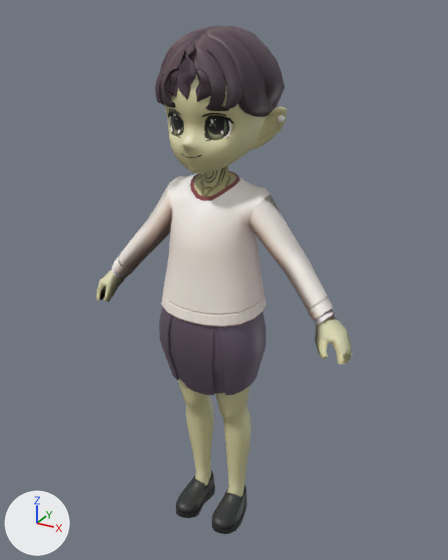
An edit to the FBX model assets/models/MiladyTshirt/model.fbx, drawn before and after from the same camera.
The view is the same before and after, from a 50 mm camera at (1.19, -2.11, 2.28) aimed at (0.0, 0.04, 1.2). The lights are fixed; the arrows at lower left show +X, +Y and +Z. Where no turn or scale is listed for an object, it has been applied to the vertices. Vertices at the same position are counted once.

The older version as bpy lines, for what is in view:
```python
me_body_36338mesh_001 = bpy.data.meshes.new('Body_36338mesh.001')
me_body_36338mesh_001.from_pydata(...)  # 24 vertices, 22 faces; spans x -0.136..0.13, y -0.016..0.039, z 1.912..1.997
me_body_36338mesh_001.materials.append(mat_skin)  # picture img_image_0_png
me_body_36338mesh_002 = bpy.data.meshes.new('Body_36338mesh.002')
me_body_36338mesh_002.from_pydata(...)  # 3448 vertices, 6089 faces; spans x -0.61..0.61, y -0.14..0.36, z 0.01..2.22
# faces by material slot: [28, 6061]
me_body_36338mesh_002.materials.append(mat_mouth)  # picture img_mouth_png
me_body_36338mesh_002.materials.append(mat_skin)  # picture img_image_0_png
ob_body_36338 = bpy.data.objects.new('Body_36338', me_body_36338mesh_002)
ob_body_36338.location = (0.003, -0.106, -0.003)
ob_body_36338_001 = bpy.data.objects.new('Body_36338.001', me_body_36338mesh_001)
ob_body_36338_001.location = (0.005, -0.169, -0.07)
```
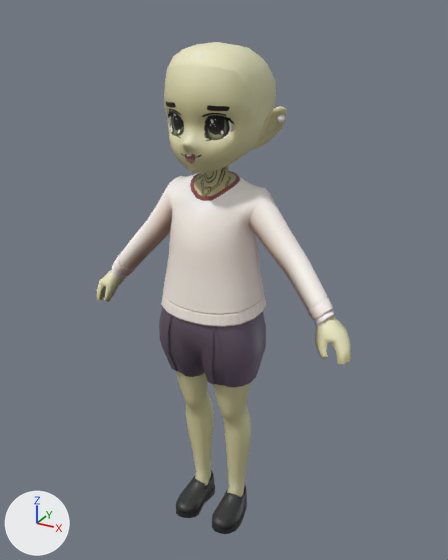
What differs and where, as boxes [x1, y1, x2, y2] in the pictures (448 x 560 px; the box of a moved part takes in the faces that stretch with it):
'Body_36338', reshaped: before [96, 25, 352, 534]; after [96, 42, 352, 534]
part 1 of me_body_36338mesh_002, deleted: before [205, 25, 282, 117]
part 2 of me_body_36338mesh_002, cut back: before [155, 26, 285, 109]
part 3 of me_body_36338mesh_002, moved or reshaped: before [162, 336, 265, 395]; after [162, 336, 265, 388]

Diff of the bpy script that builds the scene:
```diff
--- a/assets/models/MiladyTshirt/model.fbx.py
+++ b/assets/models/MiladyTshirt/model.fbx.py
@@ me_body_36338mesh_002 @@
 # used by ob_body_36338; location = (0.003, -0.106, -0.003)
-me_body_36338mesh_002.from_pydata(...)  # 3448 vertices, 6089 faces; spans x -0.61..0.61, y -0.14..0.36, z 0.01..2.22
+me_body_36338mesh_002.from_pydata(...)  # 2207 vertices, 4138 faces; spans x -0.61..0.61, y -0.14..0.3, z 0.01..2.17
+# me_body_36338mesh_002 part 1: 12 loose pieces with 472 vertices, spanning x -0.24..0.22, y -0.04..0.35, z 1.86..2.22, are deleted
+# me_body_36338mesh_002 part 2: 1 vertex moved within x 0.07, y -0.1, z 2.07; 773 vertices removed from x -0.22..0.24, y -0.12..0.36, z 1.86..2.22
+# me_body_36338mesh_002 part 3: 34 vertices moved from x -0.2..0.2, y -0.07..0.22, z 0.76..1.03 to x -0.2..0.2, y -0.07..0.22, z 0.82..1.03; 10 vertices removed from x -0.05..0.05, y -0.12..0.22, z 0.76..0.91; 14 vertices added at x -0.05..0.05, y -0.11..0.2, z 0.82..0.93
 me_body_36338mesh_002.materials.append(mat_mouth)
```
